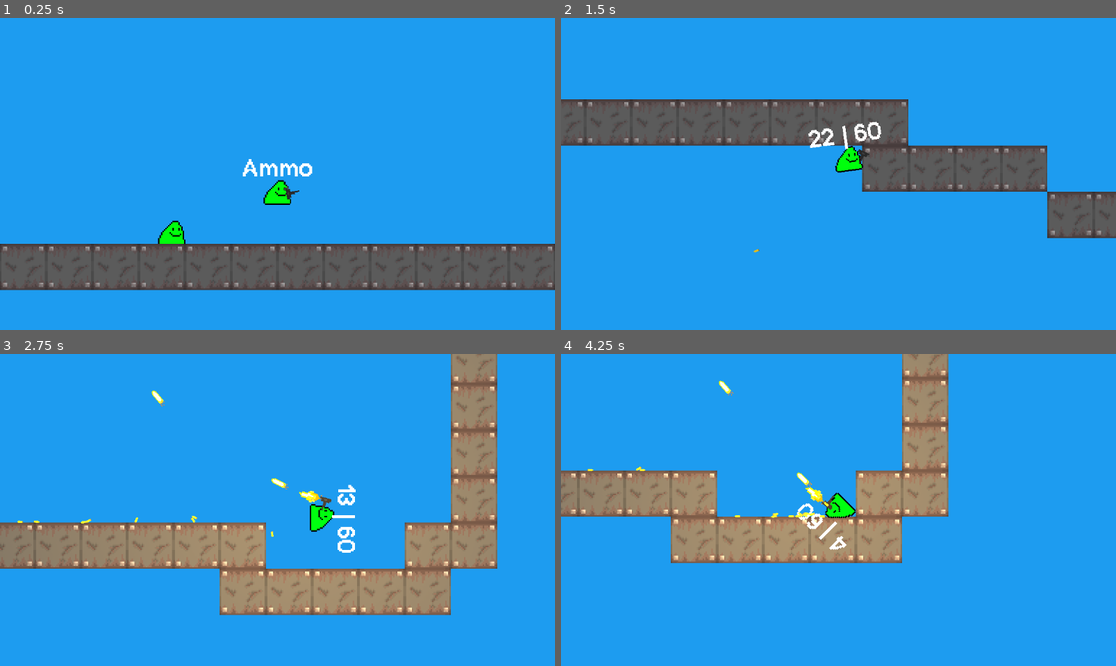
Above: before the commit, frames 1-4 (two rows, left to right).
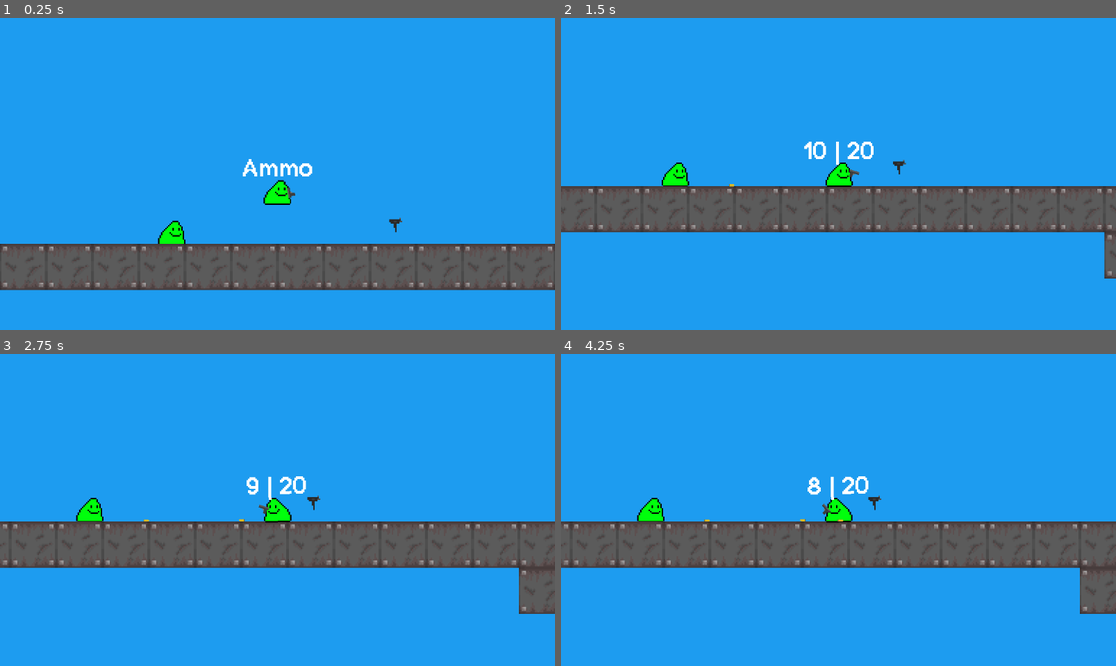
Above: after the commit, the same moments.

Repository: a0fefd/blobs-with-guns-remastered
Game: Godot game, scene res://scenes/levels/world.tscn
Same seed, same stepped clock (60 frames per second), same inputs: the game is played once before the commit and once after it.
Inputs (mouse positions are in pixels of both pictures, inside the frame that each line leads up to):
- Up to frame 1 (0.25 s): no input
- Up to frame 2 (1.5 s): move the mouse to (810, 236) at 0.52 s; press the mouse at (810, 236) at 0.53 s; move the mouse to (1005, 220) at 1.27 s; release the mouse at (1005, 220) at 1.28 s; tap F (focus) at 1.35 s
- Up to frame 3 (2.75 s): move the mouse to (111, 463) at 2.02 s; press the mouse at (111, 463) at 2.03 s
- Up to frame 4 (4.25 s): move the mouse to (866, 510) at 2.77 s; release the mouse at (866, 510) at 2.78 s; tap F (focus) at 2.85 s; move the mouse to (755, 432) at 3.52 s; press the mouse at (755, 432) at 3.53 s

The runs differ from the first frame. In frame 1, less than 0.1% of the frame differs, in the area x 51-73%, y 53-69%; in frame 2, 28%, in the area x 0-100%, y 26-84%; in frame 3, 28%; in frame 4, 27%.

Commit message:
Add pickups

Diff:
--- a/scenes/blobs/player.tscn
+++ b/scenes/blobs/player.tscn
@@ -5,7 +5,7 @@
 [ext_resource type="PackedScene" uid="uid://mw5josbbakqx" path="res://scenes/guns/pistol.tscn" id="3_cwe7h"]
 [ext_resource type="Theme" uid="uid://islpgen2qypr" path="res://theme/bwg_theme.tres" id="4_aon52"]
 
-[node name="Player" instance=ExtResource("1_n7rfh")]
+[node name="Player" groups=["Players"] instance=ExtResource("1_n7rfh")]
 collision_layer = 5
 collision_mask = 1
 script = ExtResource("2_pixgc")
--- /dev/null
+++ b/scenes/guns/pickup.tscn
@@ -0,0 +1,15 @@
+[gd_scene load_steps=3 format=3 uid="uid://ba5gc27qsv2e0"]
+
+[ext_resource type="Script" path="res://scripts/pickup.gd" id="1_14e3s"]
+
+[sub_resource type="CircleShape2D" id="CircleShape2D_q6qob"]
+
+[node name="Pickup" type="Area2D"]
+script = ExtResource("1_14e3s")
+
+[node name="Sprite2D" type="Sprite2D" parent="."]
+
+[node name="CollisionShape2D" type="CollisionShape2D" parent="."]
+shape = SubResource("CircleShape2D_q6qob")
+
+[connection signal="body_entered" from="." to="." method="_on_body_entered"]
--- a/scenes/levels/world.tscn
+++ b/scenes/levels/world.tscn
@@ -1,9 +1,11 @@
-[gd_scene load_steps=5 format=3 uid="uid://cbrdgykkgk1vo"]
+[gd_scene load_steps=7 format=3 uid="uid://cbrdgykkgk1vo"]
 
 [ext_resource type="TileSet" uid="uid://4x32bkmii5mh" path="res://tiles/tiles.tres" id="1_46tp5"]
 [ext_resource type="PackedScene" uid="uid://n5o0ehci0ads" path="res://scenes/blobs/player.tscn" id="2_gugrc"]
 [ext_resource type="PackedScene" uid="uid://dhp7pmx1h136u" path="res://scenes/blobs/blob.tscn" id="2_ximy6"]
 [ext_resource type="PackedScene" uid="uid://c8bdly6ykhkib" path="res://scenes/guns/uzi.tscn" id="4_7al0c"]
+[ext_resource type="PackedScene" uid="uid://ba5gc27qsv2e0" path="res://scenes/guns/pickup.tscn" id="4_aiybn"]
+[ext_resource type="Texture2D" uid="uid://galc2r4gpkdi" path="res://sprites/guns/guns.png" id="6_ngmah"]
 
 [node name="World" type="Node2D"]
 
@@ -16,4 +18,9 @@
 layer_0/tile_data = PackedInt32Array(196601, 65536, 0, 196602, 65536, 0, 196603, 65536, 0, 196604, 65536, 0, 196605, 65 …(1296 unchanged characters)…
 
 [node name="Player" parent="." instance=ExtResource("2_gugrc")]
-gun = ExtResource("4_7al0c")
+
+[node name="Pickup" parent="." instance=ExtResource("4_aiybn")]
+position = Vector2(82, 51)
+item = ExtResource("4_7al0c")
+sprite_texture = ExtResource("6_ngmah")
+sprite_index = 2
--- /dev/null
+++ b/scripts/pickup.gd
@@ -0,0 +1,24 @@
+extends Area2D
+
+
+@export var item: PackedScene
+@export var sprite_texture: Texture
+@export var is_spritesheet := true
+@export var spritesheet_frames := Vector2(3, 3)
+@export var sprite_index: int = 0
+
+@onready var sprite = get_node("Sprite2D")
+
+
+func _ready():
+	sprite.texture = sprite_texture
+	if is_spritesheet:
+		sprite.hframes = spritesheet_frames.x
+		sprite.vframes = spritesheet_frames.y
+		sprite.frame = sprite_index
+
+
+func _on_body_entered(body):
+	if body.is_in_group("Players"):
+		body.pickup(item)
+		queue_free()
--- a/scripts/player.gd
+++ b/scripts/player.gd
@@ -56,3 +56,7 @@
 
 func update_ammo_display(ammo_in_mag, ammo):
 	ammo_label.text = str(ammo_in_mag) + " | " + str(ammo)
+
+
+func pickup(item):
+	add_gun(item)
